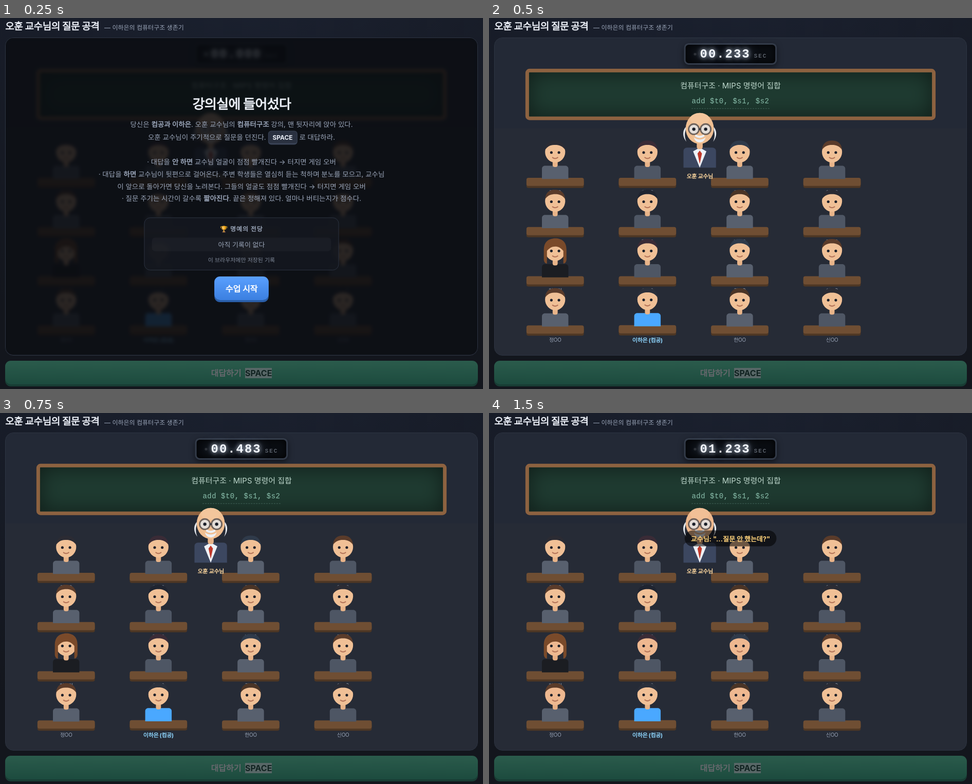
Above: before the commit, frames 1-4 (two rows, left to right).
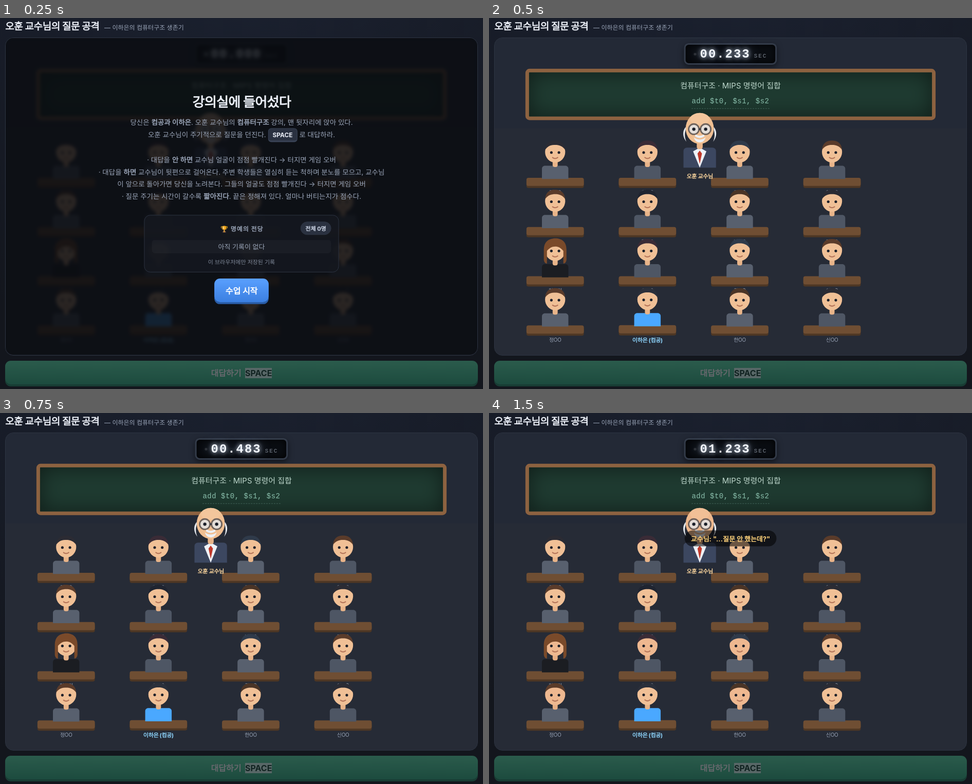
Above: after the commit, the same moments.

Repository: ozvshhh/ohhoon-quiz-game
Game: browser game, page index.html
Two runs of this game, one before a commit and one after it. Both use one fixed random seed, a clock stepped at 60 frames per second and the inputs below.
Inputs:
- Up to frame 1 (0.25 s): no input
- Up to frame 2 (0.5 s): click "수업 시작" at 0.27 s
- Up to frame 3 (0.75 s): no input
- Up to frame 4 (1.5 s): tap Space at 1.1 s

The runs differ from the first frame. In frame 1, 3.9% of the frame differs, in the area x 20-80%, y 20-78%; in frame 2, nothing differs; in frame 3, nothing differs; in frame 4, nothing differs.

Commit message:
랭킹 전체 조회 토글과 내 순위 표시 추가
Co-Authored-By: Claude Opus 5 <noreply@anthropic.com>

Diff:
--- a/index.html
+++ b/index.html
@@ -124,6 +124,12 @@
   #lbList li:nth-child(1) .rk{color:#ffd45e} #lbList li:nth-child(2) .rk{color:#d8dde8} #lbList li:nth-child(3) .rk{color:#d79a6a}
   #lbList .nm{flex:1;overflow:hidden;text-overflow:ellipsis;white-space:nowrap}
   #lbList .tm{font-family:ui-monospace,SFMono-Regular,Menlo,monospace;font-weight:700;letter-spacing:.5px}
+  #lbBox .lbHead{display:flex;align-items:center;justify-content:space-between;margin-bottom:9px}
+  #lbBox .lbHead .lbTitle{margin:0;flex:1;text-align:center}
+  #lbToggle{font:inherit;font-size:11px;font-weight:700;padding:4px 9px;border-radius:99px;
+    background:#2a3140;color:#cfd8e8;box-shadow:none;border:1px solid var(--line);white-space:nowrap}
+  #lbToggle:active{transform:none}
+  #lbList.all{max-height:300px}
   #lbBox .lbNote{font-size:11px;color:var(--sub);text-align:center;margin-top:8px;opacity:.8}
   #saveRow{display:flex;gap:8px;width:min(380px,92%)}
   #saveRow.hide{display:none}
@@ -197,7 +203,11 @@
     <button id="saveBtn">기록 등록</button>
   </div>
   <div id="lbBox">
-    <div class="lbTitle">🏆 명예의 전당</div>
+    <div class="lbHead">
+      <span style="width:62px"></span>
+      <div class="lbTitle">🏆 명예의 전당</div>
+      <button id="lbToggle" type="button">전체 보기</button>
+    </div>
     <ol id="lbList"></ol>
     <div class="lbNote" id="lbNote">불러오는 중…</div>
   </div>
@@ -566,6 +576,7 @@
   const saveRow = document.getElementById('saveRow');
   const nameInput = document.getElementById('nameInput');
   const saveBtn = document.getElementById('saveBtn');
+  const lbToggle = document.getElementById('lbToggle');
   const LS_KEY = 'ohhoon.scores.v1', LS_NAME = 'ohhoon.name';
 
   const LB = { mode:'local', db:null, rows:[], local:[], loaded:false, slow:false, myKey:null, timer:null };
@@ -601,7 +612,10 @@
 
   function renderLB(){
     const shared = LB.mode!=='local';
-    const rows = dedupe(shared ? LB.rows : LB.local).slice(0,10);
+    const all = dedupe(shared ? LB.rows : LB.local);
+    const rows = LB.expanded ? all : all.slice(0,10);
+    lbList.classList.toggle('all', !!LB.expanded);
+    lbToggle.textContent = LB.expanded ? 'TOP 10' : ('전체 '+all.length+'명');
     lbList.innerHTML = rows.map((r,i)=>{
       const mine = LB.myKey && r.key===LB.myKey;
       const icon = r.cause==='stud' ? '😡' : '💥';
@@ -611,7 +625,9 @@
              '<span class="tm">'+Number(r.t||0).toFixed(3)+'s</span></li>';
     }).join('') || '<li style="justify-content:center;color:#9aa5b8">아직 기록이 없다</li>';
 
-    if(LB.mode==='public') lbNote.textContent = '전체 랭킹 · 누구나 등록 가능';
+    const myRank = LB.myKey ? (all.findIndex(r=>r.key===LB.myKey || r.dev===LB.myKey)+1) : 0;
+    const mine = myRank>0 ? ('  ·  내 순위 '+myRank+'위 / '+all.length+'명') : '';
+    if(LB.mode==='public') lbNote.textContent = '전체 랭킹 · 누구나 등록 가능' + mine;
     else if(LB.mode==='artifact') lbNote.textContent = '전체 랭킹 · 접속 권한이 있는 사람';
     else if(LB.slow && !LB.loaded) lbNote.textContent = '랭킹 서버 연결 중… (이 브라우저 기록 표시)';
     else lbNote.textContent = '이 브라우저에만 저장된 기록';
@@ -710,6 +726,7 @@
       renderLB();
     }
   }
+  lbToggle.addEventListener('click', ()=>{ LB.expanded = !LB.expanded; renderLB(); });
   saveBtn.addEventListener('click', submitScore);
   nameInput.addEventListener('keydown', e=>{ if(e.key==='Enter'){ e.preventDefault(); submitScore(); } });
 
